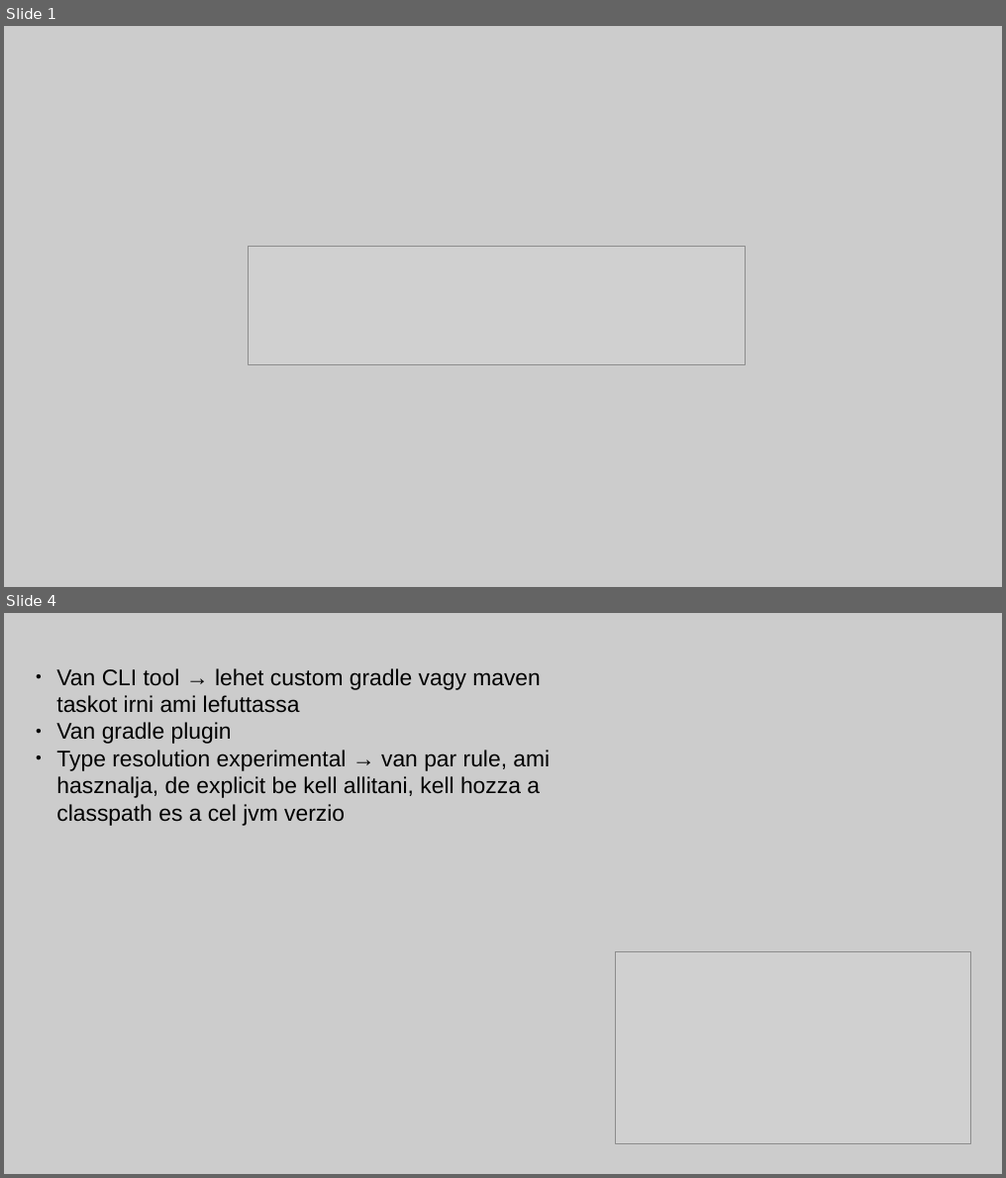
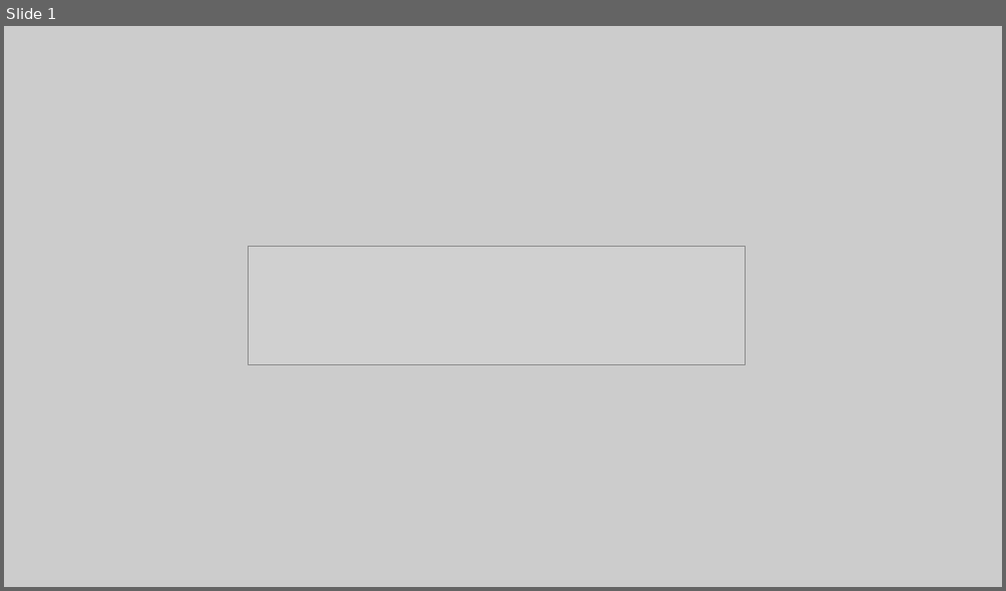
Before and after one commit to adams1mon/detekt-demo, a slide deck: detekt-presentation/presentation.odp. Shown one above the other, each under a label of ours: slides 1 and 4 before the commit, slide 1 after it; the slides between them are not shown. The pictures are 1006x1178 and 1006x591 pixels, drawn with LibreOffice and Linux fonts; fonts in the diff are those of the drawing; grey boxes stand for pictures. Boxes give left, top, right and bottom in pixels: in the first picture for what was removed or moved away, otherwise in the second. Text is boxed around its words. In the diff, an @@ line names an element or a change of style, - is before the commit and + after.

```diff
--- a/detekt-presentation/presentation.odp
+++ b/detekt-presentation/presentation.odp
@@ slide 4 removed at (4,613,1002,1174), background #CCCCCC @@
@@ text removed at (56,668,549,826) @@
-● Van CLI tool → lehet custom gradle vagy maven taskot irni ami lefuttassa
-● Van gradle plugin
-● Type resolution experimental → van par rule, ami hasznalja, de explicit be kell allitani, kell hozza a classpath es a cel jvm verzio
@@ picture removed at (615,953,970,1145) @@
```
Also in this commit, not shown: 6 slides added, 2 other slides removed, 3 other files.
